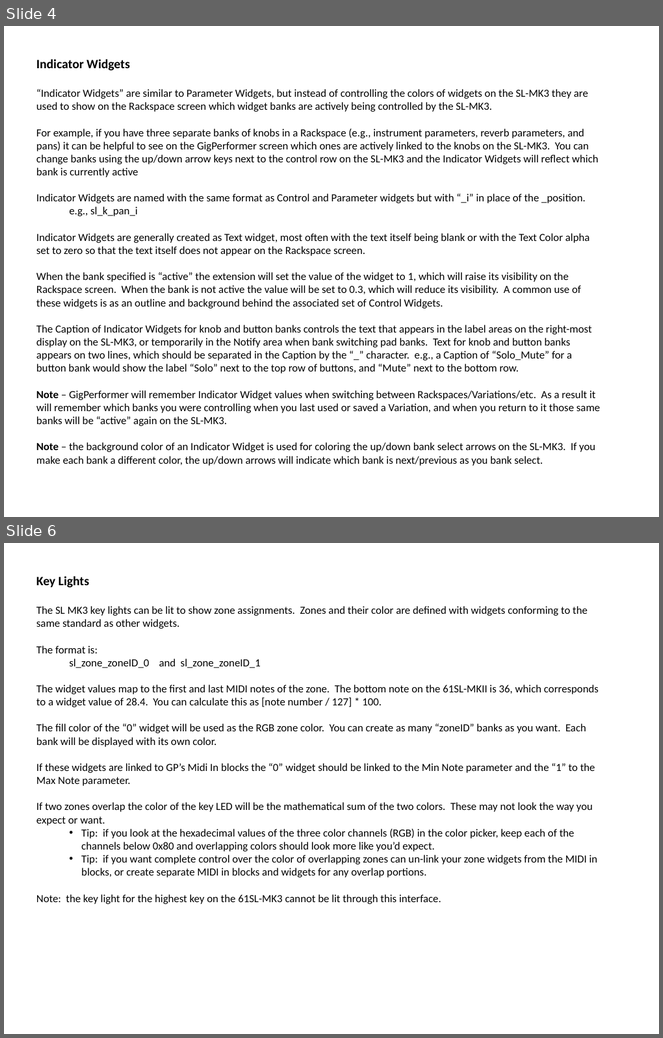
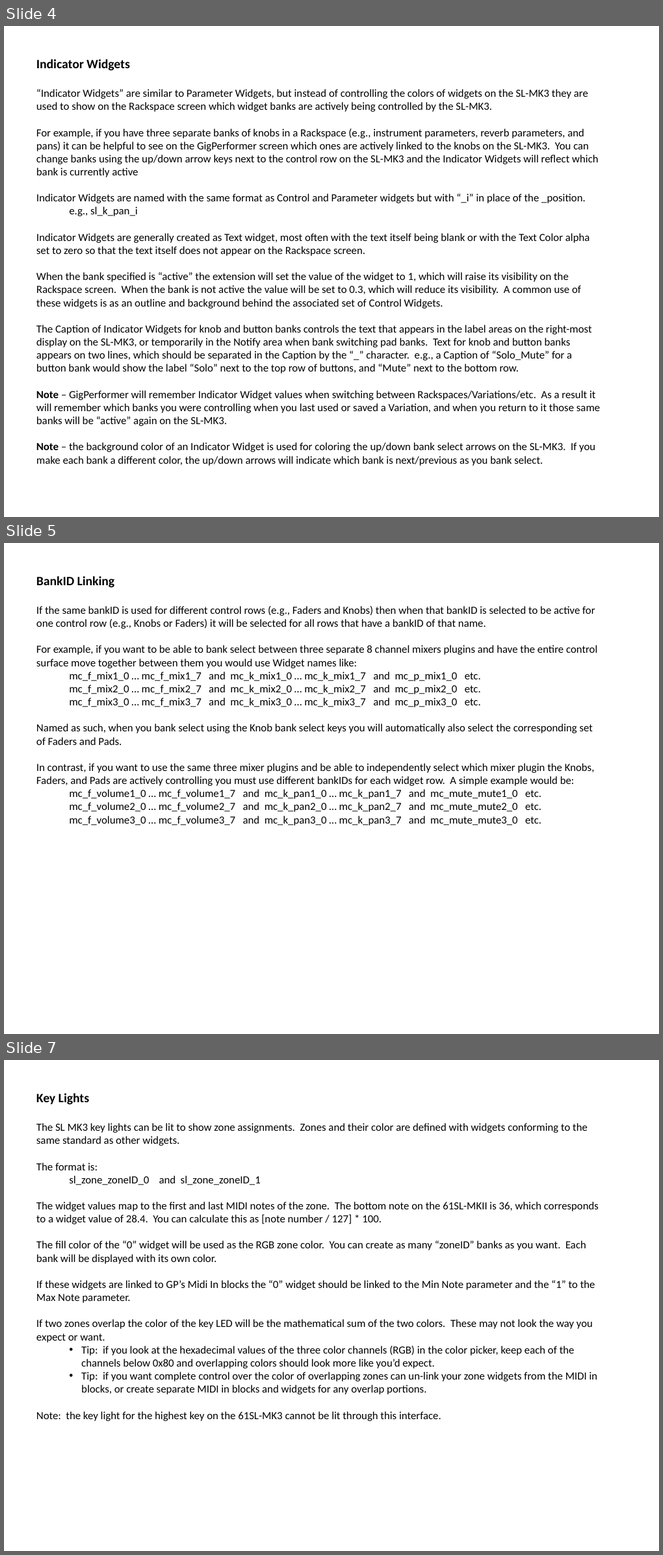
Before and after one commit to WidnerM/GP-SL-MK3, a slide deck: SL-MK3 Extension.pptx. Shown one above the other, each under a label of ours: slides 4 and 6 before the commit, slides 4, 5 and 7 after it; the slides between them are not shown. The pictures are 663x1038 and 663x1555 pixels, drawn with LibreOffice and Linux fonts; fonts in the diff are those of the drawing. Boxes give left, top, right and bottom in pixels: in the first picture for what was removed or moved away, otherwise in the second. Text is boxed around its words. In the diff, an @@ line names an element or a change of style, - is before the commit and + after.

```diff
--- a/SL-MK3 Extension.pptx
+++ b/SL-MK3 Extension.pptx
@@ slide 5 added at [4,543,659,1034], background #FFFFFF @@
@@ text added at [36,576,597,826], 12 pt, text #000000 @@
+BankID Linking
+If the same bankID is used for different control rows (e.g., Faders and Knobs) then when that bankID is selected to be active for one control row (e.g., Knobs or Faders) it will be selected for all rows that have a bankID of that name.
+For example, if you want to be able to bank select between three separate 8 channel mixers plugins and have the entire control surface move together between them you would use Widget names like:
+mc_f_mix1_0 … mc_f_mix1_7 and mc_k_mix1_0 … mc_k_mix1_7 and mc_p_mix1_0 etc.
+mc_f_mix2_0 … mc_f_mix2_7 and mc_k_mix2_0 … mc_k_mix2_7 and mc_p_mix2_0 etc.
+mc_f_mix3_0 … mc_f_mix3_7 and mc_k_mix3_0 … mc_k_mix3_7 and mc_p_mix3_0 etc.
+Named as such, when you bank select using the Knob bank select keys you will automatically also select the corresponding set of Faders and Pads.
+In contrast, if you want to use the same three mixer plugins and be able to independently select which mixer plugin the Knobs, Faders, and Pads are actively controlling you must use different bankIDs for each widget row. A simple example would be:
+mc_f_volume1_0 … mc_f_volume1_7 and mc_k_pan1_0 … mc_k_pan1_7 and mc_mute_mute1_0 etc.
+mc_f_volume2_0 … mc_f_volume2_7 and mc_k_pan2_0 … mc_k_pan2_7 and mc_mute_mute2_0 etc.
+mc_f_volume3_0 … mc_f_volume3_7 and mc_k_pan3_0 … mc_k_pan3_7 and mc_mute_mute3_0 etc.
@@ what was slide 6 is now slide 7 @@
```
Also in this commit, not shown: 1 slide changed, 7 other files.
